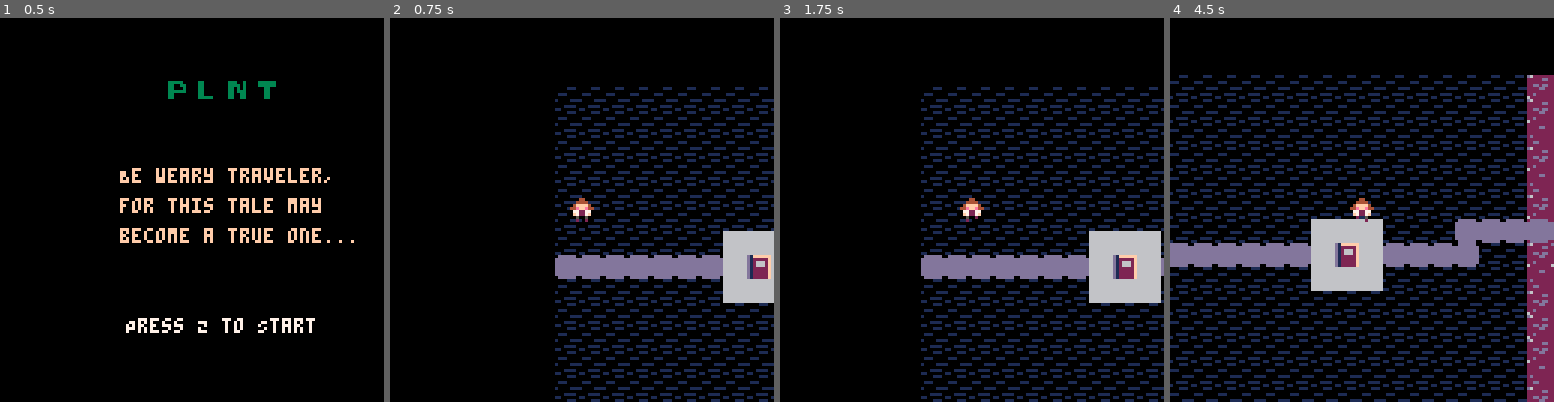
Above: before the commit, frames 1-4 (left to right).
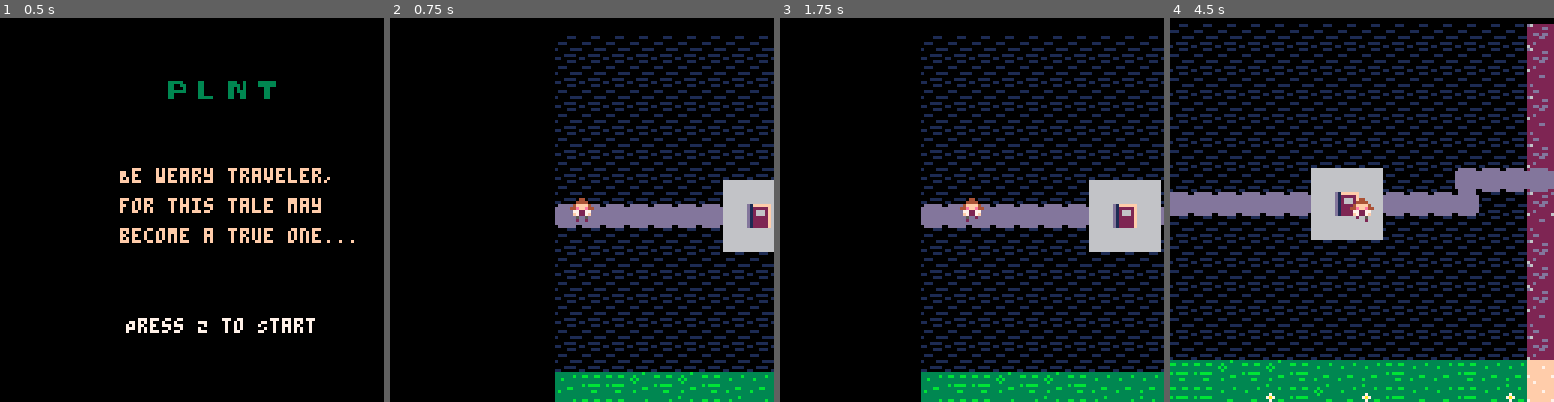
Above: after the commit, the same moments.

Repository: chelhuff/plnt
Game: PICO-8 cartridge plnt.p8
Two runs of this game, one before a commit and one after it. Both use one fixed random seed, a clock stepped at 60 frames per second and the inputs below.
Inputs:
- Up to frame 1 (0.5 s): no input
- Up to frame 2 (0.75 s): tap O (Z key) at 0.7 s
- Up to frame 3 (1.75 s): hold Right from 1.6 s (still down); tap O (Z key) at 1.7 s
- Up to frame 4 (4.5 s): release Right at 2.1 s; tap O (Z key) every 0.4 s from 2.1 to 4.1 s; hold Up 2.15-2.42 s; hold Right 2.47-3.03 s; hold Left 3.08-3.58 s; hold Down 3.63-3.97 s; hold Right from 4.02 s (still down)

Frame 1 is identical in both runs. In frame 2, 31% of the frame differs, in the area x 42-100%, y 4-100%; in frame 3, 35%; in frame 4, 58%, in the area x 0-100%, y 1-100%.

Commit message:
minor cleanup

Diff:
--- a/plnt.p8
+++ b/plnt.p8
@@ -14,7 +15,7 @@
 
 --starting position
 player.x = 5
-player.y = 37
+player.y = 54
 
 --used for character animation
 player.sprite = 0
@@ -31,10 +32,6 @@
 
 --if z pressed, transition to game
 function menu_update()
-
-    --"time"
-    t += 1
-
     if btn(4) then
         show_game()
     end
@@ -44,15 +41,18 @@
 function menu_draw()
     cls()
 
+    --draw PLNT
     spr(52, 55, 20)
     spr(53, 65, 20)
     spr(54, 75, 20)
     spr(55, 85, 20)
 
+    --draw plot text
     print("Be weary traveler, ", 40, 50, 15)
     print("for this tale may ", 40, 60, 15)
     print("become a true one...", 40, 70, 15) --8+(t/4)%8)
 
+    --user instructions
     print("Press Z to Start", 42, 100, 7)
 end
 
@@ -67,23 +67,25 @@
 
 --player movement implemented here
 function game_update()
-
-
+    --left arrow key
     if btn(0) then
         player.x -= player.speed
         move()
     end
 
+    --right arrow key
     if btn(1)  then
         player.x += player.speed
         move()
     end
 
+    --up arrow key
     if btn(2) then
         player.y -= player.speed
         move()
     end
 
+    --down arrow key
     if btn(3) then
         player.y += player.speed
         move()
@@ -108,7 +110,7 @@
     player.moving = true
     player.sprite += 1
     if player.sprite > 2 then
-                player.sprite = 0
+        player.sprite = 0
     end
     cls()
 end
